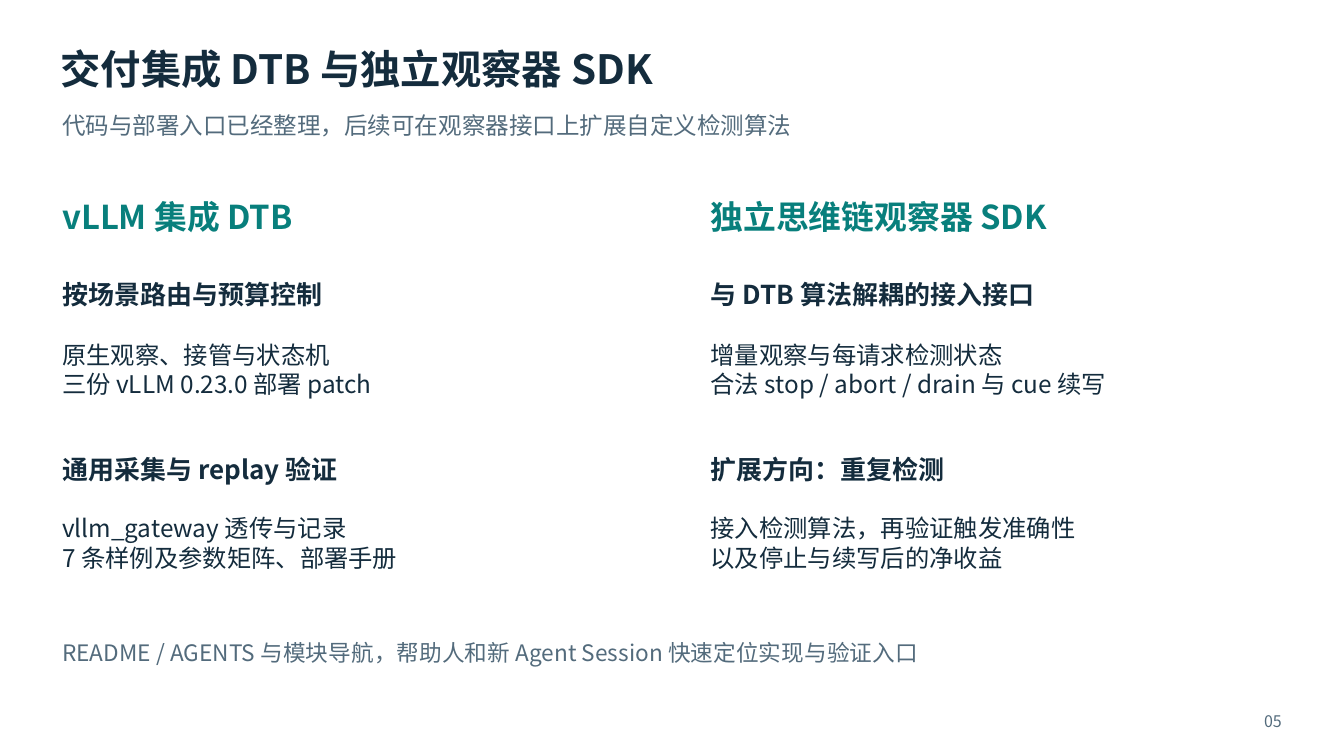
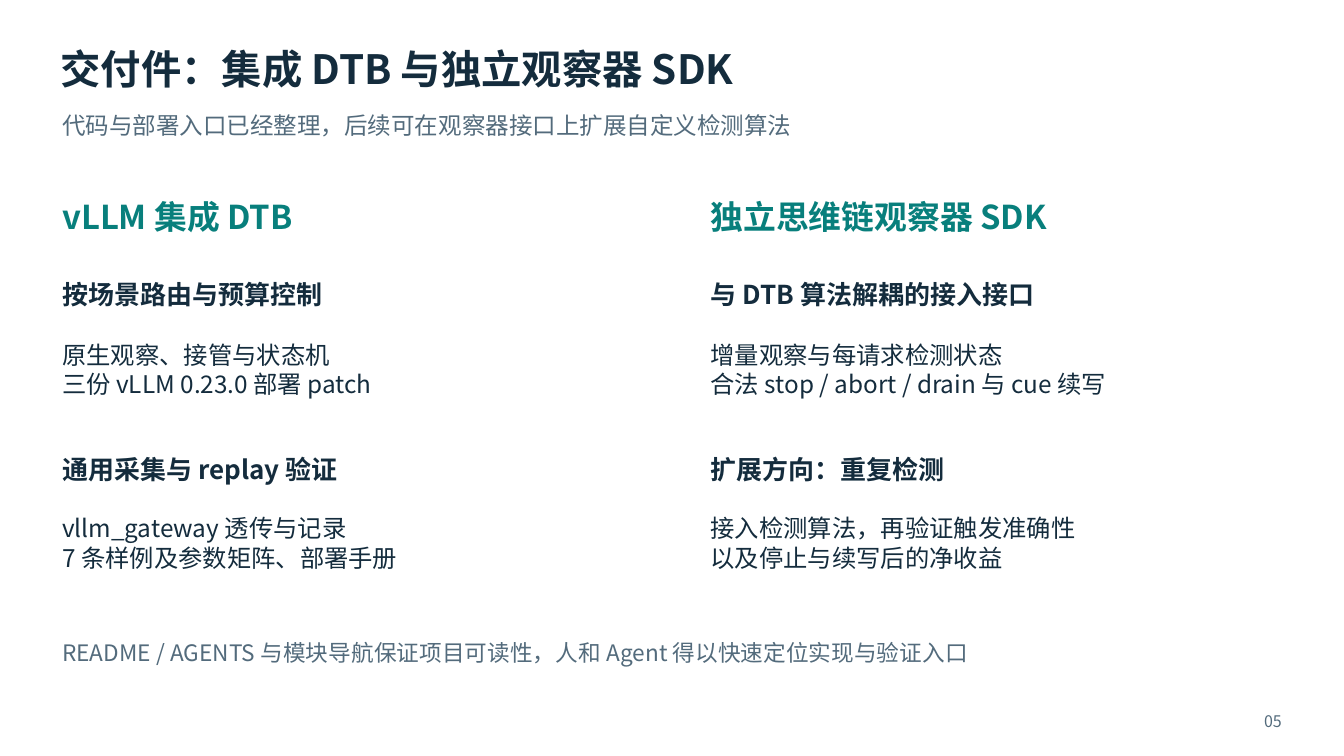
Before and after one commit to F00L42/TB, a slide deck: slide 5 of docs/report/closeout/presentation/DTB_closeout_20260930_r9.pptx. Drawn at 1344x756 pixels with LibreOffice and Linux fonts; fonts in the diff are those of the drawing. Boxes give left, top, right and bottom in pixels: in the first picture for what was removed or moved away, otherwise in the second. Text is boxed around its words. In the diff, an @@ line names an element or a change of style, - is before the commit and + after.

```diff
--- a/docs/report/closeout/presentation/DTB_closeout_20260930_r9.pptx
+++ b/docs/report/closeout/presentation/DTB_closeout_20260930_r9.pptx
@@ text at box(60, 49, 734, 88): text changed @@
-交付集成 DTB 与独立观察器 SDK
+交付件：集成 DTB 与独立观察器 SDK
@@ text at box(62, 642, 968, 667): text changed @@
-README / AGENTS 与模块导航，帮助人和新 Agent Session 快速定位实现与验证入口
+README / AGENTS 与模块导航保证项目可读性，人和 Agent 得以快速定位实现与验证入口
```
Also in this commit, not shown: 1 other slide changed.
